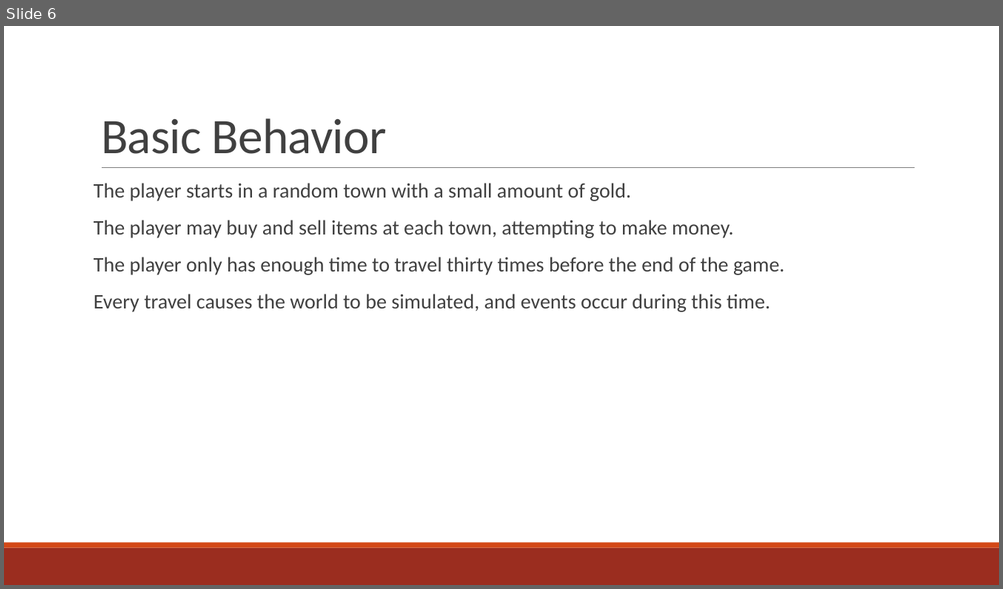
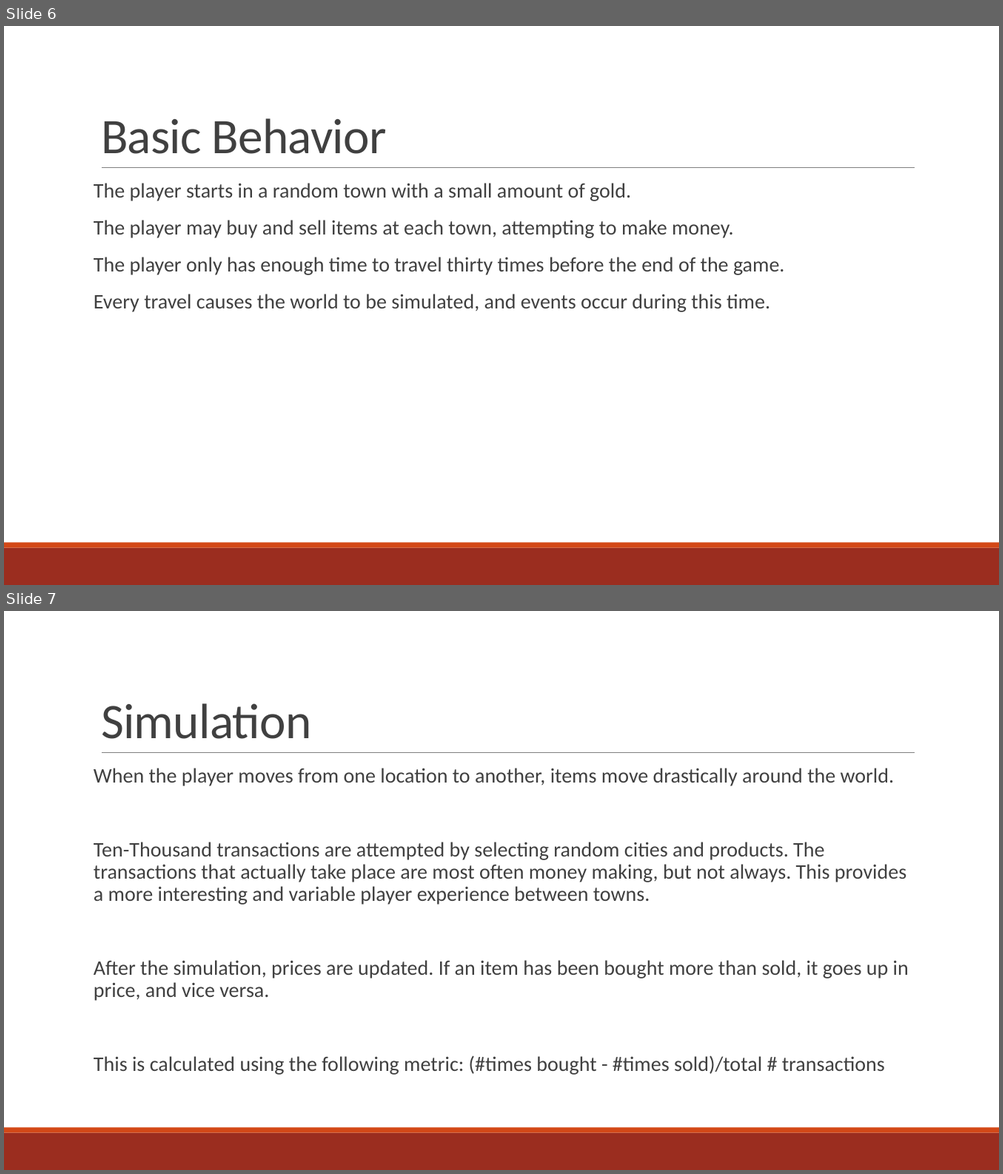
Before and after one commit to JSybrandt/TradingGame, a slide deck: PRESENTATION.pptx. Shown one above the other, each under a label of ours: slide 6 before the commit, slides 6 and 7 after it. The pictures are 1003x589 and 1003x1174 pixels, drawn with LibreOffice and Linux fonts; fonts in the diff are those of the drawing. Boxes give left, top, right and bottom in pixels: in the first picture for what was removed or moved away, otherwise in the second. Text is boxed around its words. In the diff, an @@ line names an element or a change of style, - is before the commit and + after.

```diff
--- a/PRESENTATION.pptx
+++ b/PRESENTATION.pptx
@@ slide 7 added at (4, 611, 999, 1170), background #FFFFFF; not listed: 3 template elements that a slide beside it also shows @@
@@ title added at (101, 703, 311, 739), 48 pt, text #404040 @@
+Simulation
@@ text added at (94, 768, 908, 1075), 20 pt, text #404040 @@
+When the player moves from one location to another, items move drastically around the world.
+Ten-Thousand transactions are attempted by selecting random cities and products. The transactions that actually take place are most often money making, but not always. This provides a more interesting and variable player experience between towns.
+After the simulation, prices are updated. If an item has been bought more than sold, it goes up in price, and vice versa.
+This is calculated using the following metric: (#times bought - #times sold)/total # transactions
```
Also in this commit, not shown: 3 slides changed, 2 other slides added, 16 other files.
